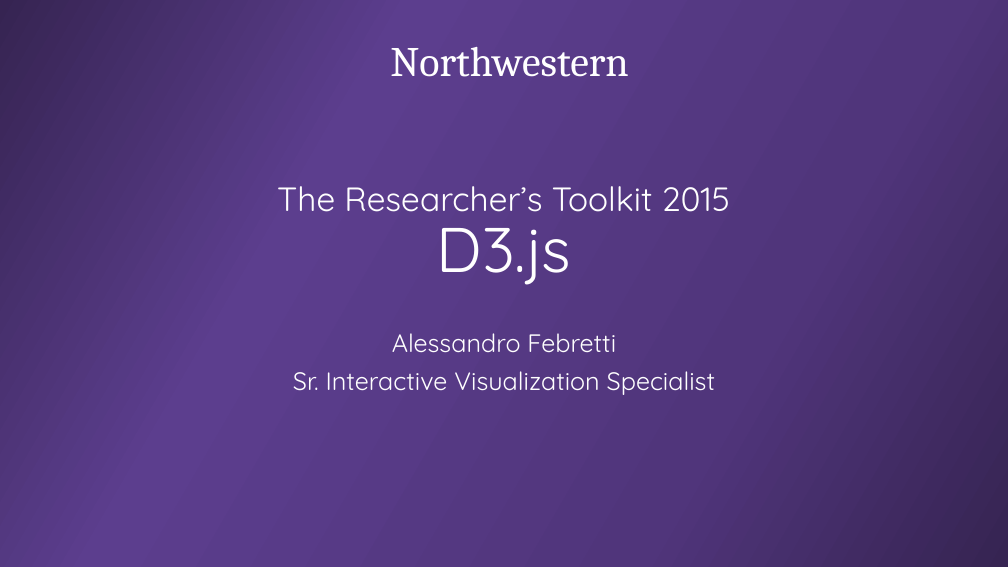
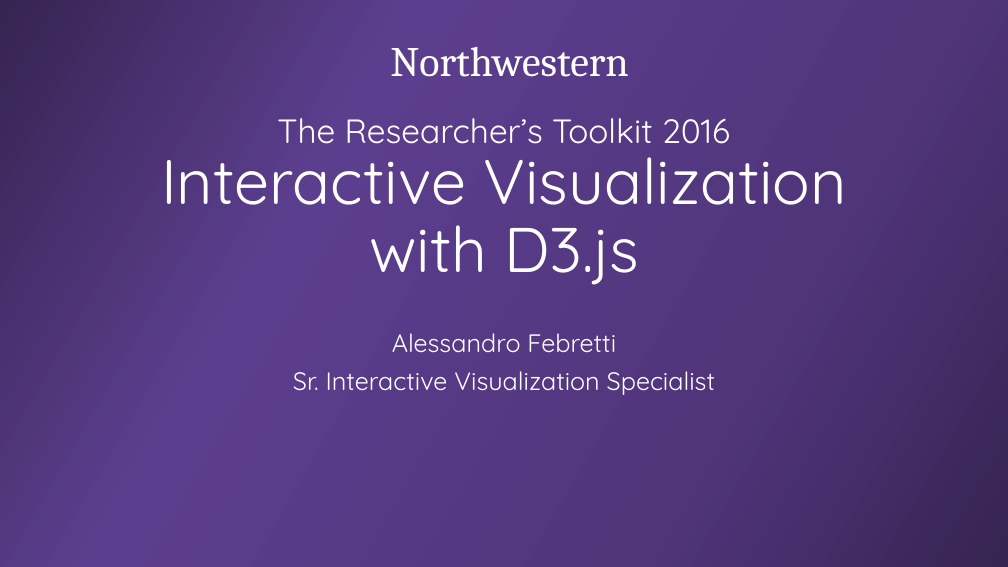
Before and after one commit to febret/intro2D3, a slide deck: slide 1 of Intro2D3.pptx. Drawn at 1008x567 pixels with LibreOffice and Linux fonts; fonts in the diff are those of the drawing. Boxes give left, top, right and bottom in pixels: in the first picture for what was removed or moved away, otherwise in the second. Text is boxed around its words. In the diff, an @@ line names an element or a change of style, - is before the commit and + after.

Commit message:
updated for 2016 toolkit

```diff
--- a/Intro2D3.pptx
+++ b/Intro2D3.pptx
@@ title at (161, 118, 847, 285): text changed; size 32 to 60 pt @@
-The Researcher’s Toolkit 2015
-D3.js
+The Researcher’s Toolkit 2016
+Interactive Visualization with D3.js
```
Also in this commit, not shown: 4 other slides changed, 1 slide added, 1 slide removed, 1 other file.
